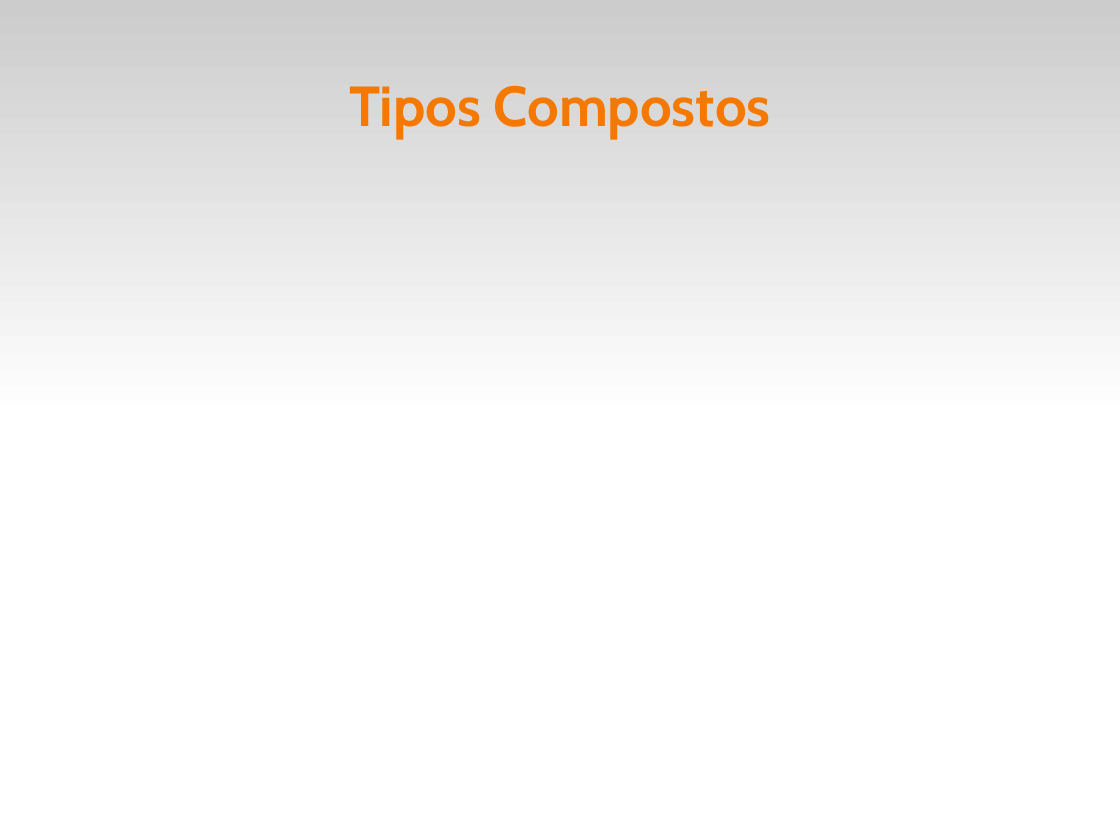
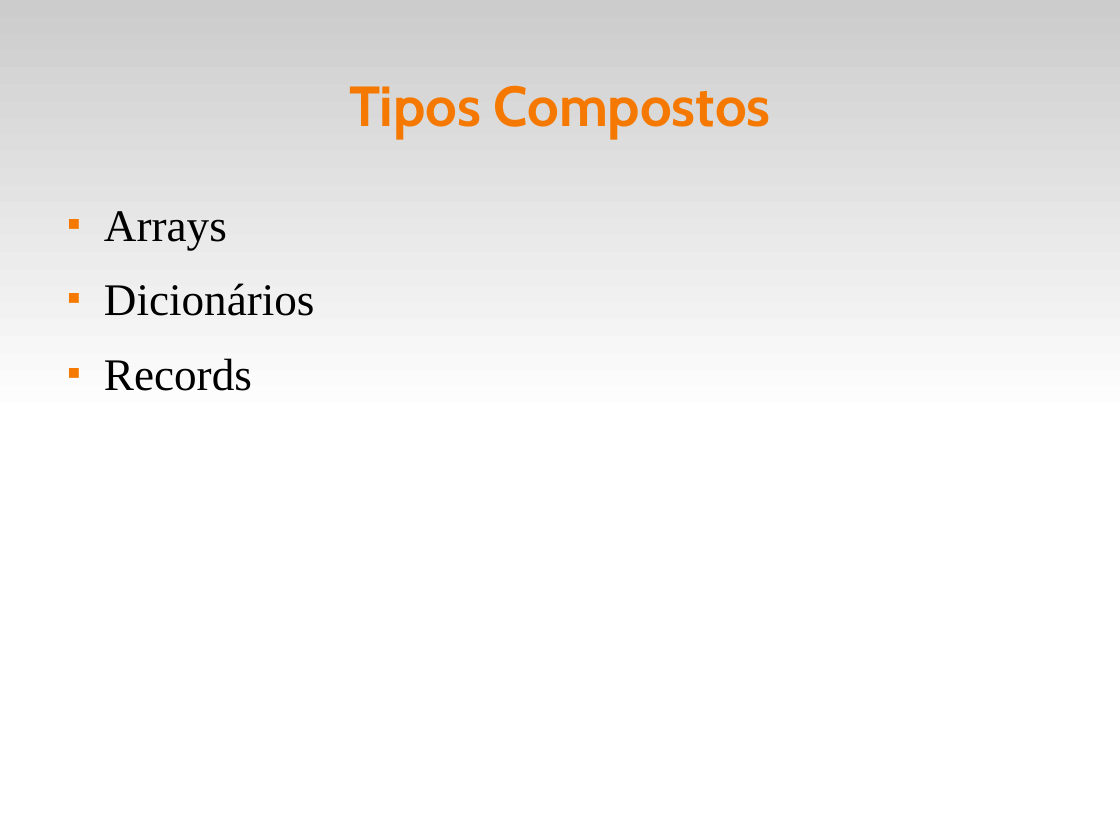
Before and after one commit to fsantanna-uerj/EDL, a slide deck: slide 13 of slides/edl-05-data.odp. Drawn at 1120x840 pixels with LibreOffice and Linux fonts; fonts in the diff are those of the drawing. Boxes give left, top, right and bottom in pixels: in the first picture for what was removed or moved away, otherwise in the second. Text is boxed around its words. In the diff, an @@ line names an element or a change of style, - is before the commit and + after.

```diff
--- a/slides/edl-05-data.odp
+++ b/slides/edl-05-data.odp
@@ text added at [104,211,315,391], 32 pt, text #000000 @@
+■ Arrays
+■ Dicionários
+■ Records
```
Also in this commit, not shown: 3 other slides changed, 9 slides added, 4 other files.
